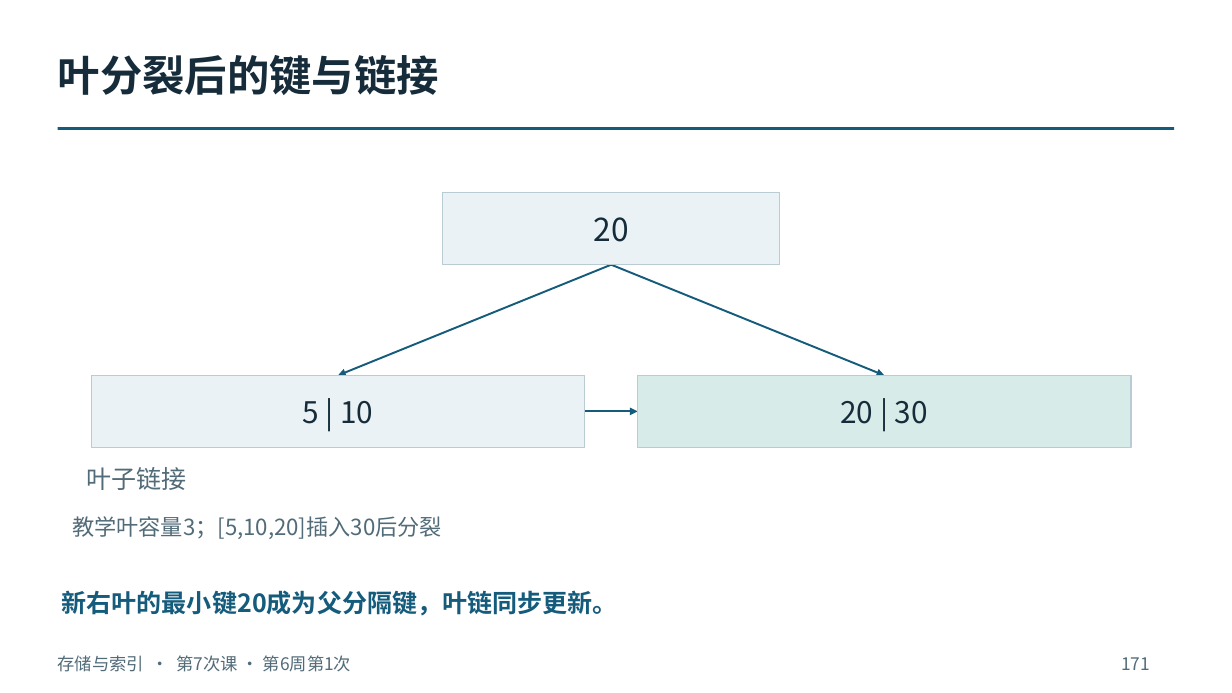
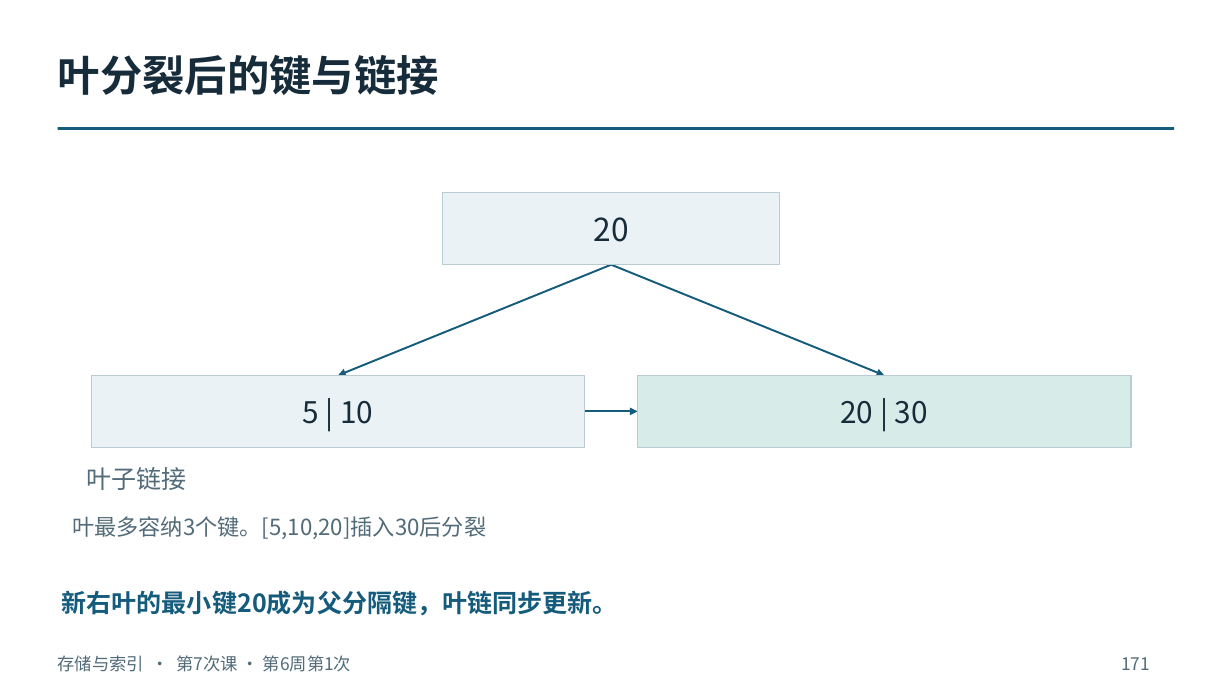
Before and after one commit to intellistream/database-kernel-course-student, a slide deck: slide 171 of 01_课件（第6版）/02_存储与索引.pptx. Drawn at 1232x693 pixels with LibreOffice and Linux fonts; fonts in the diff are those of the drawing. Boxes give left, top, right and bottom in pixels: in the first picture for what was removed or moved away, otherwise in the second. Text is boxed around its words. In the diff, an @@ line names an element or a change of style, - is before the commit and + after.

Commit message:
Polish wording in lesson slides and module decks

```diff
--- a/01_课件（第6版）/02_存储与索引.pptx
+++ b/01_课件（第6版）/02_存储与索引.pptx
@@ text at bbox=[72, 516, 486, 539]: text changed @@
-教学叶容量3；[5,10,20]插入30后分裂
+叶最多容纳3个键。[5,10,20]插入30后分裂
```
Also in this commit, not shown: 12 other slides changed, 26 other files.
